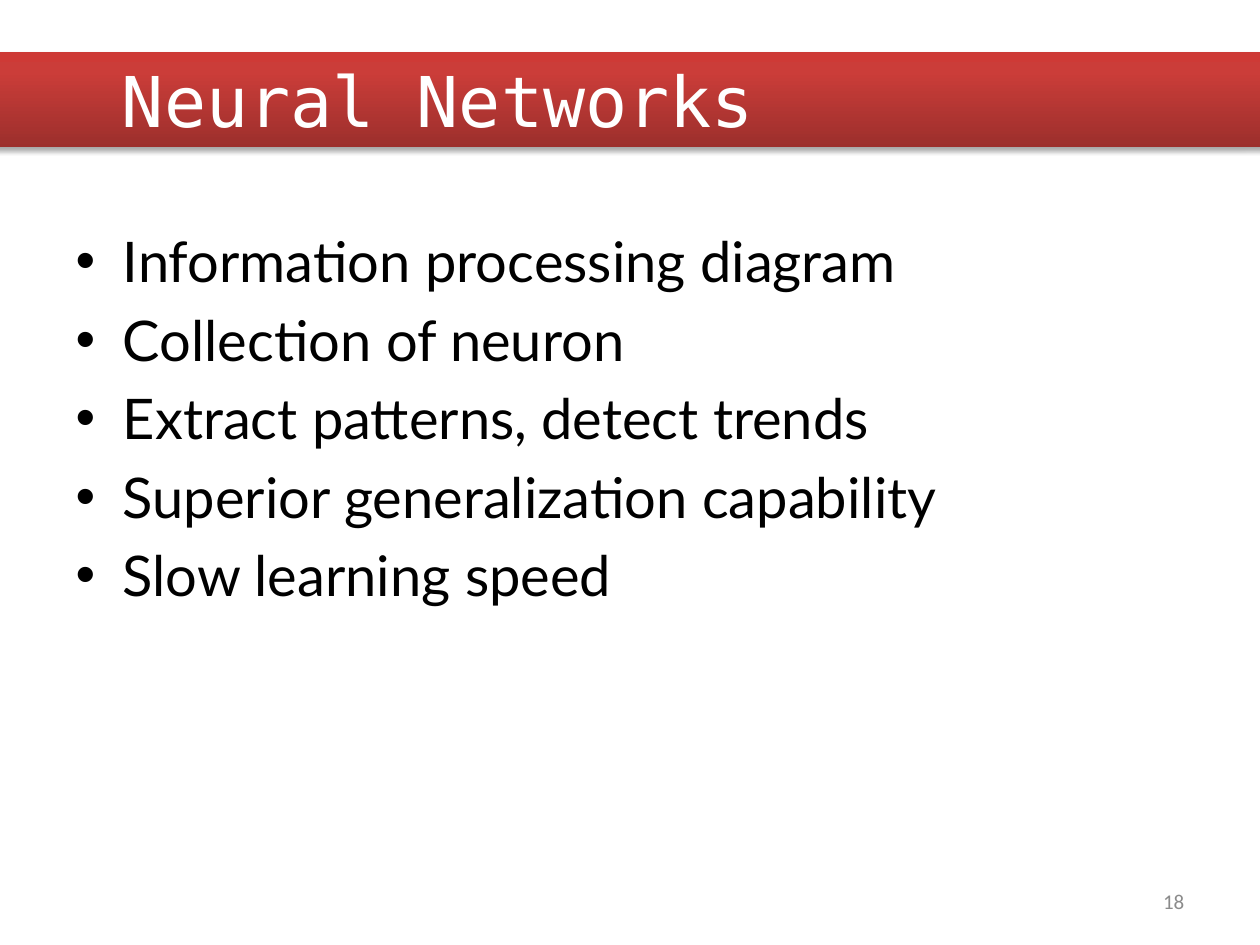
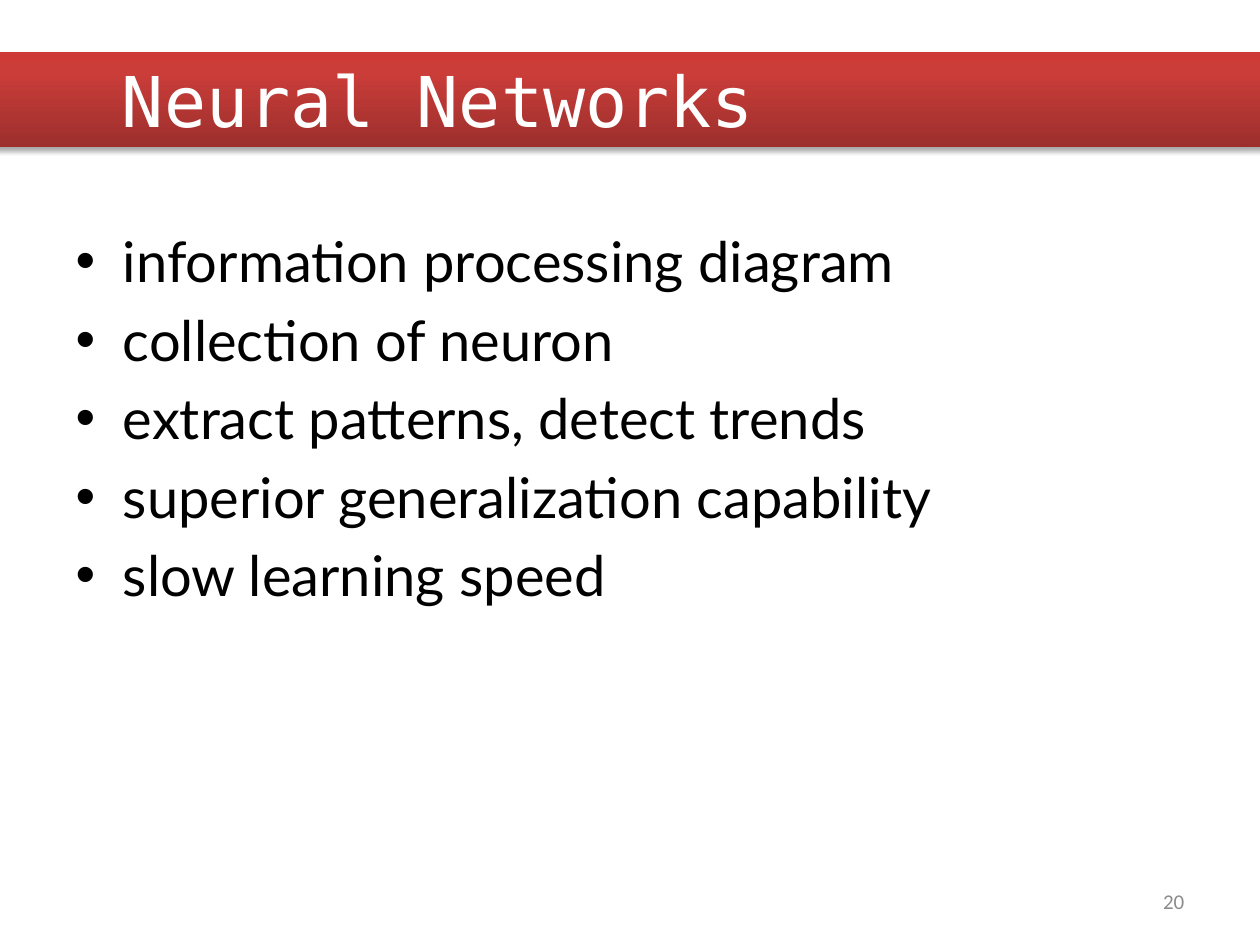
Before and after one commit to dorooobu/Tomato-Classification, a slide deck: slide 20 of Documents/First Presentation.pptx (slide 18 before the commit). Drawn at 1260x945 pixels with LibreOffice and Linux fonts; fonts in the diff are those of the drawing; background and template pictures are left out. Boxes give left, top, right and bottom in pixels: in the first picture for what was removed or moved away, otherwise in the second. Text is boxed around its words. In the diff, an @@ line names an element or a change of style, - is before the commit and + after.

Commit message:
Updated PPT.

```diff
--- a/Documents/First Presentation.pptx
+++ b/Documents/First Presentation.pptx
@@ text at bbox=[123, 240, 931, 606]: text changed @@
-• Information processing diagram
-• Collection of neuron
-• Extract patterns, detect trends
-• Superior generalization capability
-• Slow learning speed
+• information processing diagram
+• collection of neuron
+• extract patterns, detect trends
+• superior generalization capability
+• slow learning speed
@@ page number at bbox=[1163, 895, 1184, 909]: text changed @@
-18
+20
```
Also in this commit, not shown: 17 other slides changed, 2 slides added.
